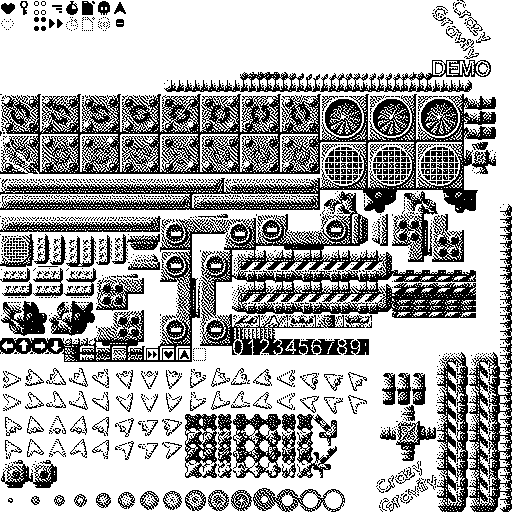
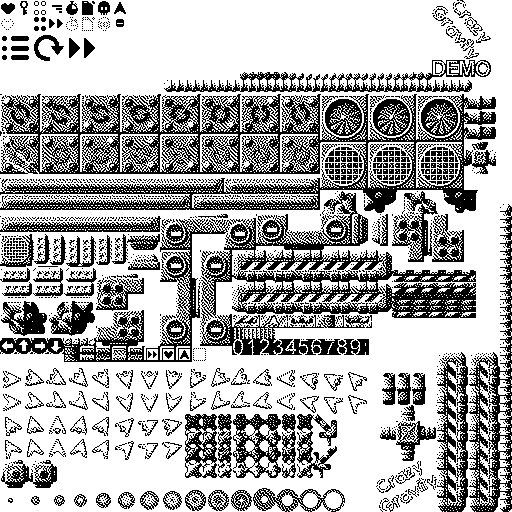
Layers edited between the first and the second 512 × 512 image:
added group "Dialog" with 6 layers above "HUD" over bbox(2, 35, 95, 61)
added layer "Fast Forward 2" in group "Dialog" over bbox(2, 35, 95, 61)
added layer "Fast Forward" in group "Dialog" over bbox(3, 35, 95, 61)
added layer "Paint Layer 3 (pasted)" in group "Dialog" over bbox(2, 35, 95, 61)
added layer "levelSelect" in group "Dialog" over bbox(2, 35, 64, 61)
painted on "hud_icons" over bbox(2, 35, 95, 61)
